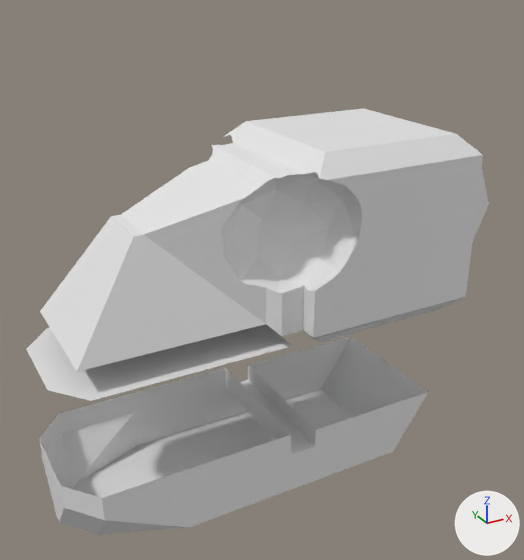
An edit to the Blender file CatDeity.blend, drawn before and after from the same camera.
Camera for both pictures: a 50 mm lens placed at (-12.51, -22.19, 13.15), pointed at (-2.95, -4.79, 4.45). Every picture has the same lights, and +X, +Y and +Z are marked at lower right. The first picture is the older version.

The scene before the commit, as lines of its bpy script (objects in view):
```python
me_cube_002 = bpy.data.meshes.new('Cube.002')
me_cube_002.from_pydata(...)  # 170 vertices, 150 faces; spans x -3.49..1.4, y -1.0..1.0, z -1.0..1.0
me_cube_002.materials.append(None)
me_cube_003 = bpy.data.meshes.new('Cube.003')
me_cube_003.from_pydata(...)  # 32 vertices, 23 faces; spans x -3.49..0.8, y -0.8..0.8, z -1.7..-0.95
me_cube_003.materials.append(None)
ob_upper_skull = bpy.data.objects.new('Upper Skull', me_cube_002)
ob_upper_skull.location = (0.0, -4.63, 5.9)
ob_upper_skull.scale = (2.78, 2.78, 2.78)
ob_upper_skull_001 = bpy.data.objects.new('Upper Skull.001', me_cube_003)
ob_upper_skull_001.location = (0.0, -4.63, 2.9)
ob_upper_skull_001.scale = (2.78, 2.78, 2.78)
```
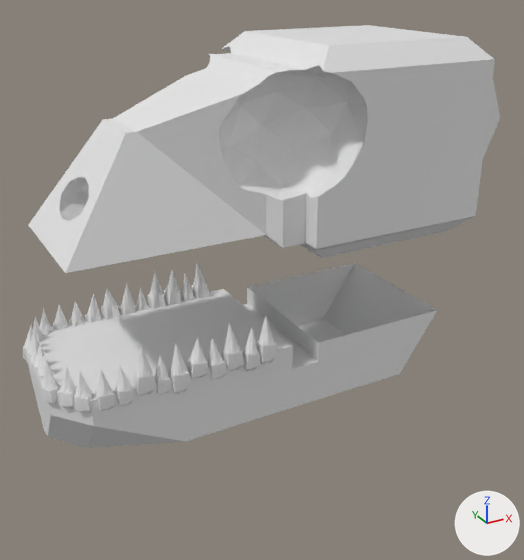
Commit message: Lower Teeth

What changed in the scene script:
```text
Change me_cube_002:
    used by ob_upper_skull; location = (0.0, -4.63, 5.9); scale = (2.78, 2.78, 2.78)
    remove me_cube_002.from_pydata(...)  # 170 vertices, 150 faces; spans x -3.49..1.4, y -1.0..1.0, z -1.0..1.0
    add me_cube_002.from_pydata(...)  # 215 vertices, 219 faces; spans x -3.26..1.4, y -1.0..1.0, z -1.0..1.0
    me_cube_002 part 1: the loose piece of 8 vertices spanning x -3.49..-1.11, y -0.8..0.8, z -0.95 is deleted
    me_cube_002 part 2
    1 face is deleted
    53 vertices are added at x -3.09..-2.45, y -0.42..0.38, z -0.55..-0.1
    73 new faces join them
Add me_cube_020:
    me_cube_020.from_pydata(...)  # 2086 vertices, 2010 faces; spans x -6.4..51.6, y -21.9..1.1, z -10.8..8.2
Change ob_upper_skull:
    ob_upper_skull.location: (0.0, -4.63, 5.9) -> (0.0, -4.63, 8.51)
Remove ob_upper_skull_001:
    ob_upper_skull_001 = bpy.data.objects.new('Upper Skull.001', me_cube_003)
    ob_upper_skull_001.location = (0.0, -4.63, 2.9)
    ob_upper_skull_001.scale = (2.78, 2.78, 2.78)
Add ob_lower_skull:
    ob_lower_skull = bpy.data.objects.new('Lower Skull', me_cube_020)
    ob_lower_skull.location = (-8.5, -2.53, 3.14)
    ob_lower_skull.rotation_euler = (0.0, 0.0512, 0.0)  # degrees (0, 2.9, 0)
    ob_lower_skull.scale = (0.207, 0.208, 0.186)
```

Location of each change, (x1, y1, x2, y2) in pixels of the pictures (524 x 560 px):
'Upper Skull', reshaped, moved (15% shorter): before (26, 108, 489, 401); after (28, 25, 500, 273)
'Lower Skull', added: after (23, 263, 437, 448)
'Upper Skull.001', deleted: before (39, 336, 428, 535)
part 1 of me_cube_002, deleted: before (26, 324, 292, 401)
part 2 of me_cube_002, reshaped: before (40, 216, 134, 371); after (28, 120, 126, 273)
